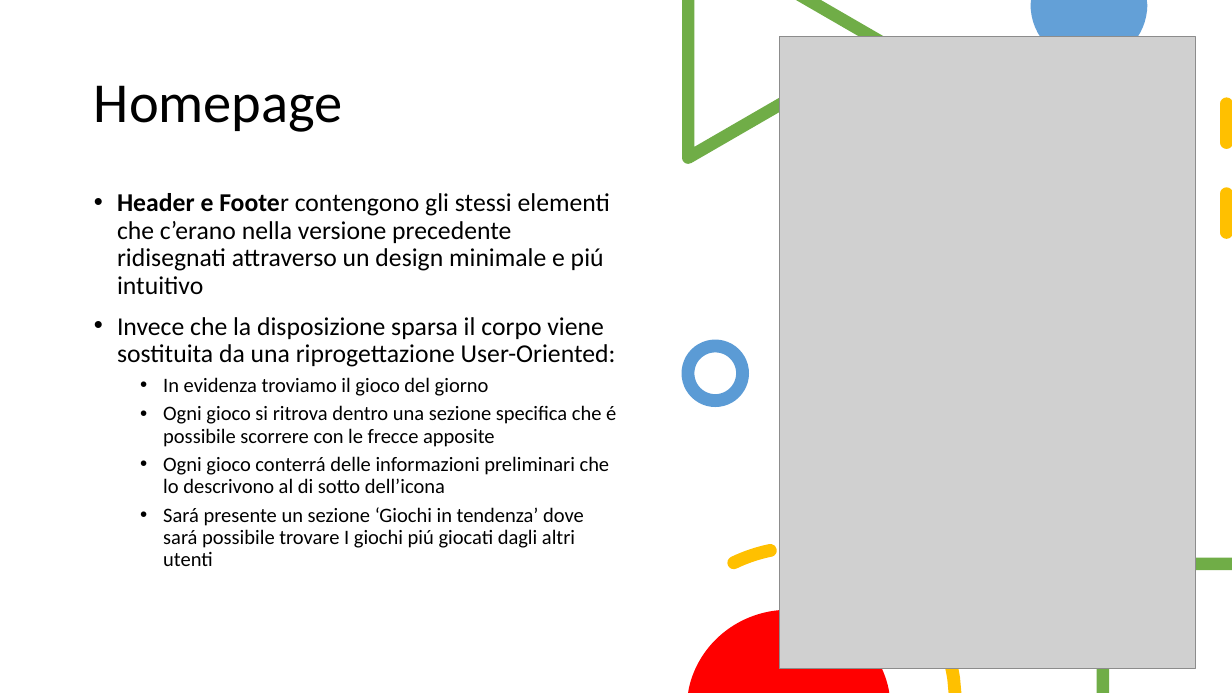
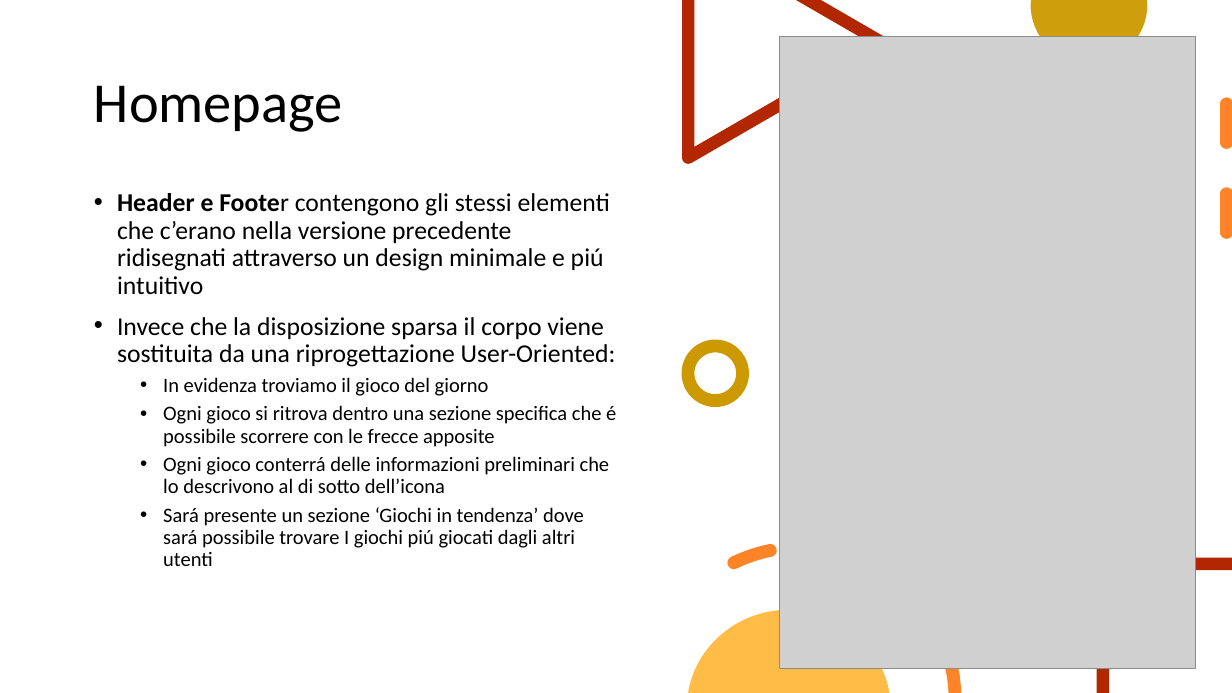
Before and after one commit to MarcoTomasone/Gioco.it-Redesign, a slide deck: slide 10 of Consegna/ProjectHighlights.pptx. Drawn at 1232x693 pixels with LibreOffice and Linux fonts; fonts in the diff are those of the drawing; grey boxes stand for pictures. Boxes give left, top, right and bottom in pixels: in the first picture for what was removed or moved away, otherwise in the second. Text is boxed around its words. In the diff, an @@ line names an element or a change of style, - is before the commit and + after.

```diff
--- a/Consegna/ProjectHighlights.pptx
+++ b/Consegna/ProjectHighlights.pptx
@@ freeform shape at (682, 0, 891, 164): fill #70AD47 to #B22600 @@
@@ freeform shape at (1031, 0, 1147, 63): fill #5B9BD5 at 95% opacity to #CC9900 at 95% opacity @@
@@ line (1227, 104) - (1227, 265): stroke #FFC000 10 pt dashed to #FF8427 10 pt dashed @@
@@ ellipse at (689, 346, 743, 400): outline #5B9BD5 10 pt to #CC9900 10 pt @@
@@ freeform shape at (725, 498, 967, 693): fill #FFC000 to #FF8427 @@
@@ freeform shape at (1097, 558, 1232, 693): fill #70AD47 to #B22600 @@
@@ freeform shape at (689, 610, 890, 693): fill #FF0000 to #FFBD47 @@
```
Also in this commit, not shown: 10 other slides changed, 4 slides added, 2 slides removed.
